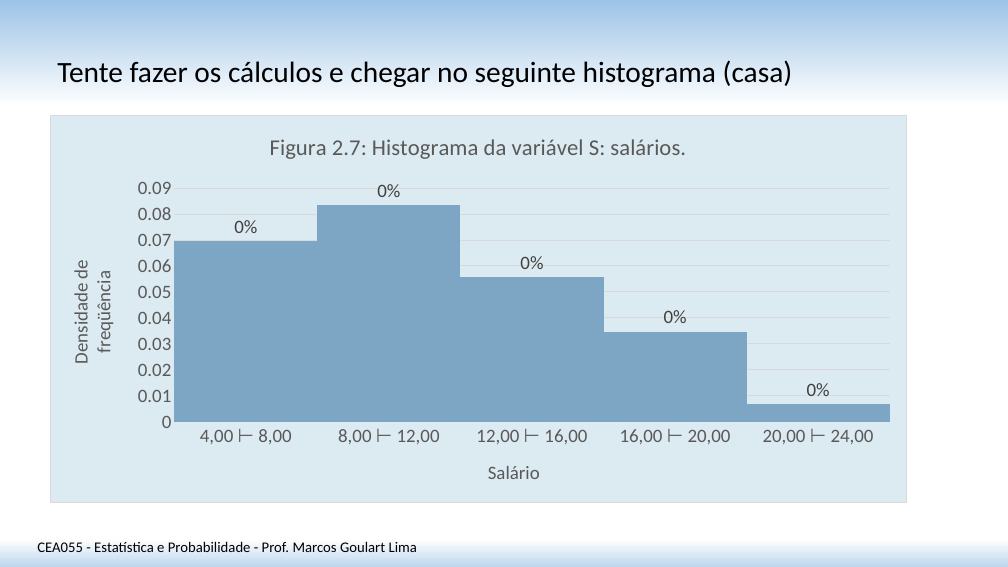
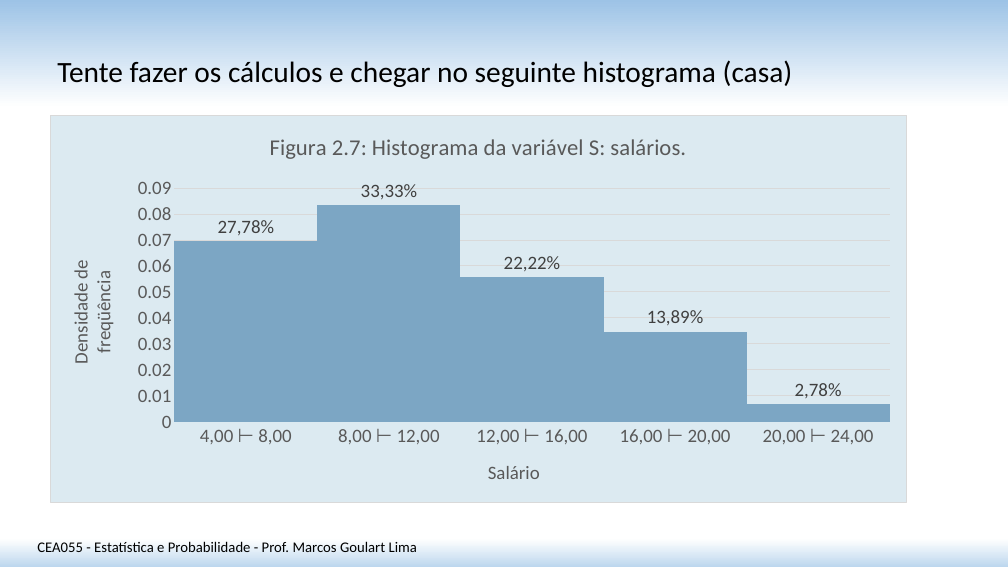
Before and after one commit to matmarcos/minhas-aulas, a slide deck: slide 19 of content/2026-2/cea055-estatistica-probabilidade/01-estatistica-descritiva-i/Aula_01_Estatistica_Descritiva_I.pptx. Drawn at 1008x567 pixels with LibreOffice and Linux fonts; fonts in the diff are those of the drawing. Boxes give left, top, right and bottom in pixels: in the first picture for what was removed or moved away, otherwise in the second. Text is boxed around its words. In the diff, an @@ line names an element or a change of style, - is before the commit and + after.

```diff
--- a/content/2026-2/cea055-estatistica-probabilidade/01-estatistica-descritiva-i/Aula_01_Estatistica_Descritiva_I.pptx
+++ b/content/2026-2/cea055-estatistica-probabilidade/01-estatistica-descritiva-i/Aula_01_Estatistica_Descritiva_I.pptx
@@ column chart at bbox=[50, 115, 907, 503] @@
@@ data labels of Series 1 changed @@
```
Also in this commit, not shown: 1 other slide changed, 3 other files.
